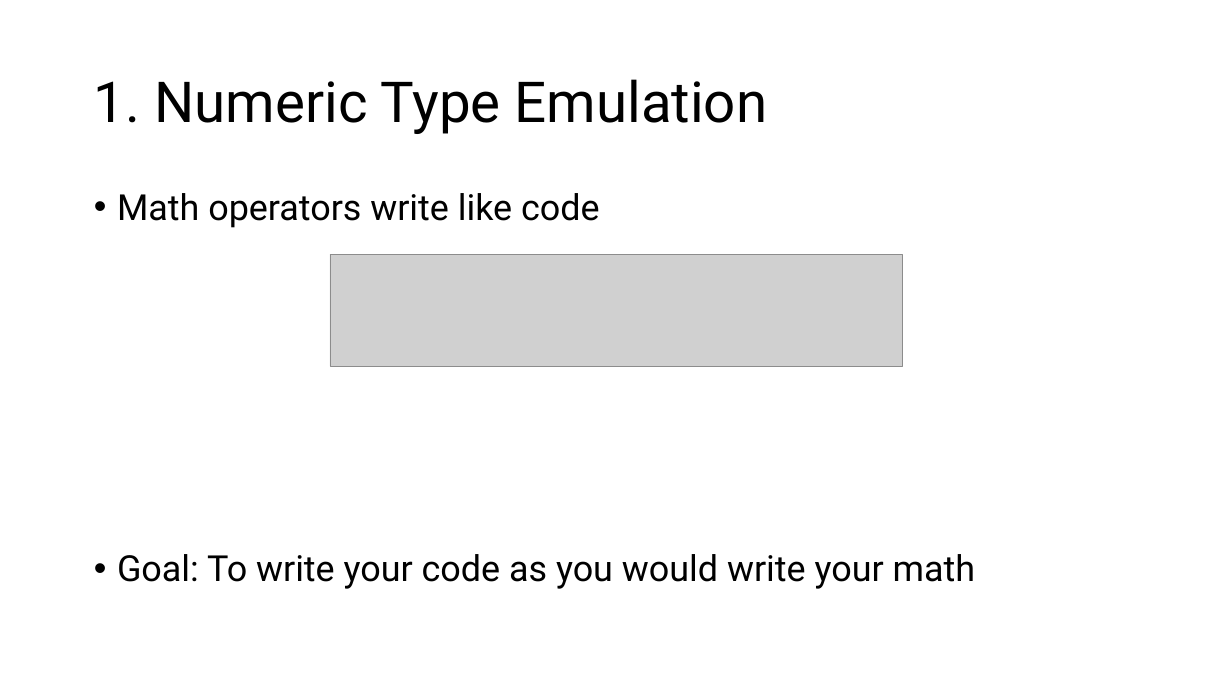
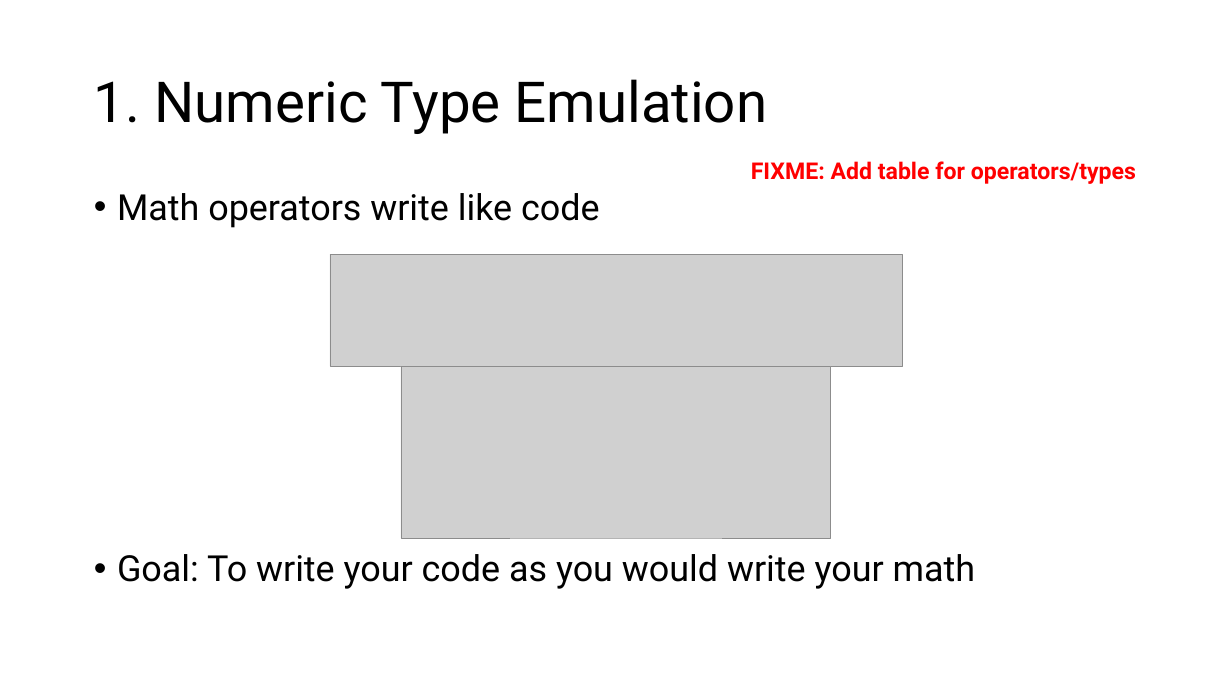
Before and after one commit to bwolleswinkel/geopes, a slide deck: slide 3 of presentation.pptx. Drawn at 1232x693 pixels with LibreOffice and Linux fonts; fonts in the diff are those of the drawing; grey boxes stand for pictures. Boxes give left, top, right and bottom in pixels: in the first picture for what was removed or moved away, otherwise in the second. Text is boxed around its words. In the diff, an @@ line names an element or a change of style, - is before the commit and + after.

```diff
--- a/presentation.pptx
+++ b/presentation.pptx
@@ text added at (751,161,1136,184), 18 pt, text #FF0000, bold @@
+FIXME: Add table for operators/types
@@ picture added at (401,366,831,538) @@
```
Also in this commit, not shown: 1 other slide changed, 5 slides added, 1 other file.
